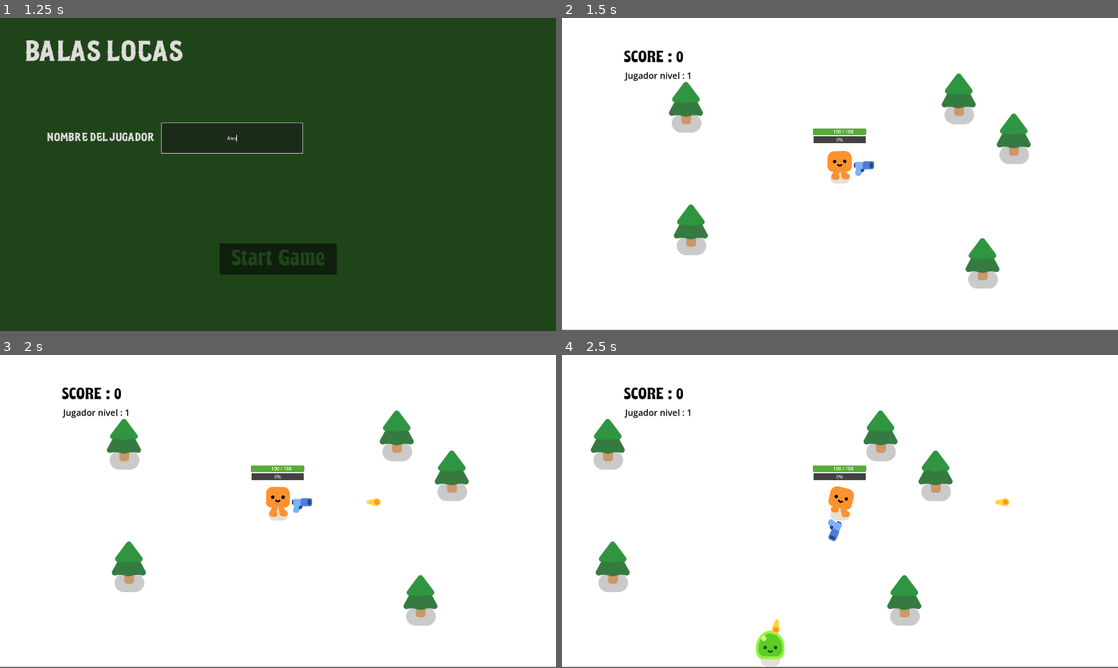
Above: before the commit, frames 1-4 (two rows, left to right).
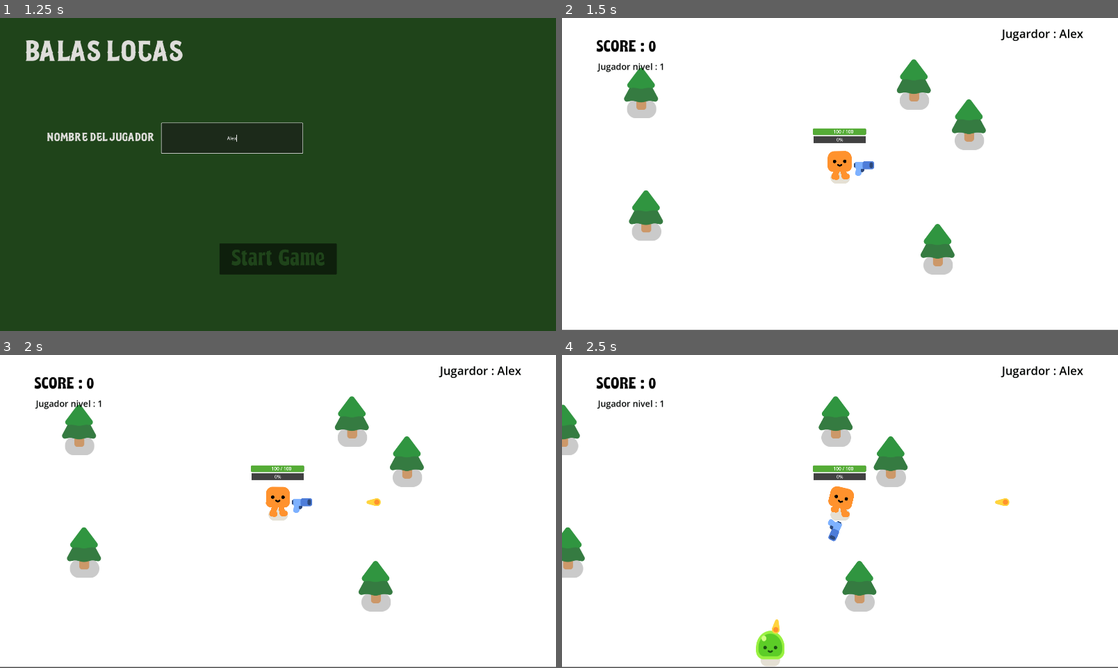
Above: after the commit, the same moments.

Repository: MauroCastro1705/Survivor-game-proyect
Game: Godot game, scene res://MainMenu.tscn
The game is run twice, just before and just after one commit, with the same random seed, the same clock (stepped at 60 frames per second) and the same inputs.
Inputs (mouse positions are in pixels of both pictures, inside the frame that each line leads up to):
- Up to frame 1 (1.25 s): click (233, 136) at 0.52 s; type "Alex" at 0.6 s
- Up to frame 2 (1.5 s): click "Start Game" at 1.25 s
- Up to frame 3 (2 s): no input
- Up to frame 4 (2.5 s): hold D (move_right) from 2.03 s (still down)

Frame 1 is identical in both runs. In frame 2, 7.7% of the frame differs, in the area x 6-94%, y 3-87%; in frame 3, 7.7%; in frame 4, 7.2%.

Commit message:
player name label

Diff:
--- a/player.tscn
+++ b/player.tscn
@@ -11,6 +11,7 @@
 radius = 50.01
 
 [sub_resource type="SystemFont" id="SystemFont_4u571"]
+subpixel_positioning = 0
 
 [sub_resource type="StyleBoxFlat" id="StyleBoxFlat_7jppe"]
 bg_color = Color(0.124396, 0.198113, 0.129093, 1)
--- a/survivors-game.gd
+++ b/survivors-game.gd
@@ -24,6 +24,7 @@
 func Score_update(GameScore):
 	%ScoreLabel.text = "Score : " + str(GameScore)
 	%NivelLabel.text = "Jugador nivel : " + str(Global.playerLEVEL)
+	%PlayerName.text = "Jugardor : " + Global.playerNAME
 
 func Score_increment():
 	var ScoreMult = Global.scoreMulti
--- a/survivors-game.tscn
+++ b/survivors-game.tscn
@@ -38,15 +38,15 @@
 position = Vector2(1292, 850)
 
 [node name="Player" parent="." instance=ExtResource("1_f7jjx")]
-position = Vector2(798, 485)
+position = Vector2(953, 534)
 
 [node name="ScoreLabel" type="Label" parent="Player"]
 unique_name_in_owner = true
 modulate = Color(0, 0, 0, 1)
-offset_left = -747.0
-offset_top = -428.0
-offset_right = -545.0
-offset_bottom = -377.0
+offset_left = -842.0
+offset_top = -464.0
+offset_right = -640.0
+offset_bottom = -413.0
 theme_override_fonts/font = ExtResource("4_jyqj4")
 theme_override_font_sizes/font_size = 50
 text = "Score :"
@@ -54,13 +54,30 @@
 
 [node name="NivelLabel" type="Label" parent="Player"]
 unique_name_in_owner = true
-offset_left = -742.0
-offset_top = -363.0
-offset_right = -607.0
-offset_bottom = -321.0
+offset_left = -836.0
+offset_top = -394.0
+offset_right = -701.0
+offset_bottom = -352.0
 theme_override_colors/font_color = Color(0.0220673, 0.032571, 0.0284656, 1)
 theme_override_font_sizes/font_size = 30
 text = "NIVELEEE"
+
+[node name="PlayerName" type="Label" parent="Player"]
+unique_name_in_owner = true
+anchors_preset = 8
+anchor_left = 0.5
+anchor_top = 0.5
+anchor_right = 0.5
+anchor_bottom = 0.5
+offset_left = 567.0
+offset_top = -514.0
+offset_right = 831.0
+offset_bottom = -432.0
+grow_horizontal = 2
+grow_vertical = 2
+theme_override_colors/font_color = Color(0.00792371, 0.0169789, 0.0128233, 1)
+theme_override_font_sizes/font_size = 40
+text = "jugador"
 
 [node name="Path2D" type="Path2D" parent="Player"]
 position = Vector2(-798, -485)
